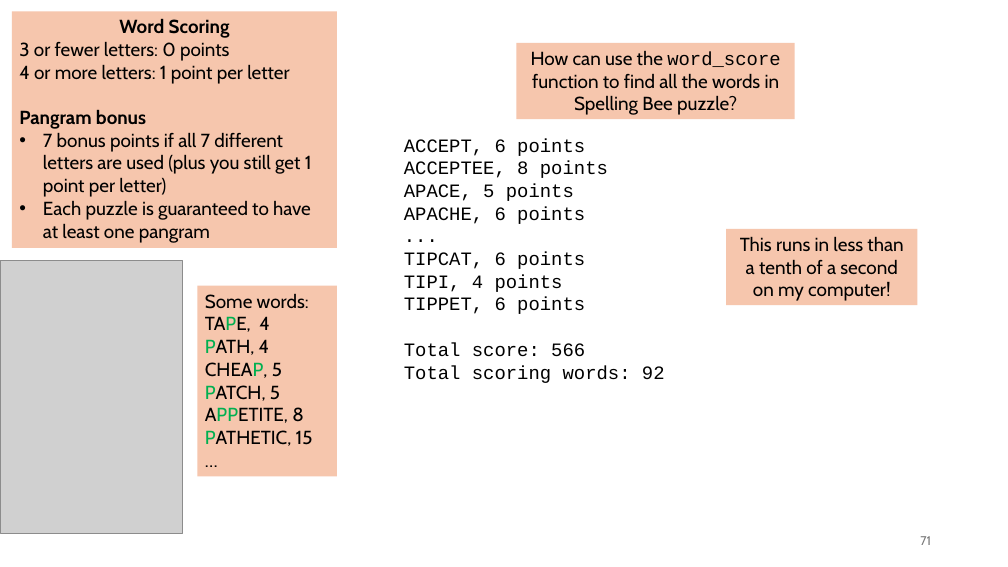
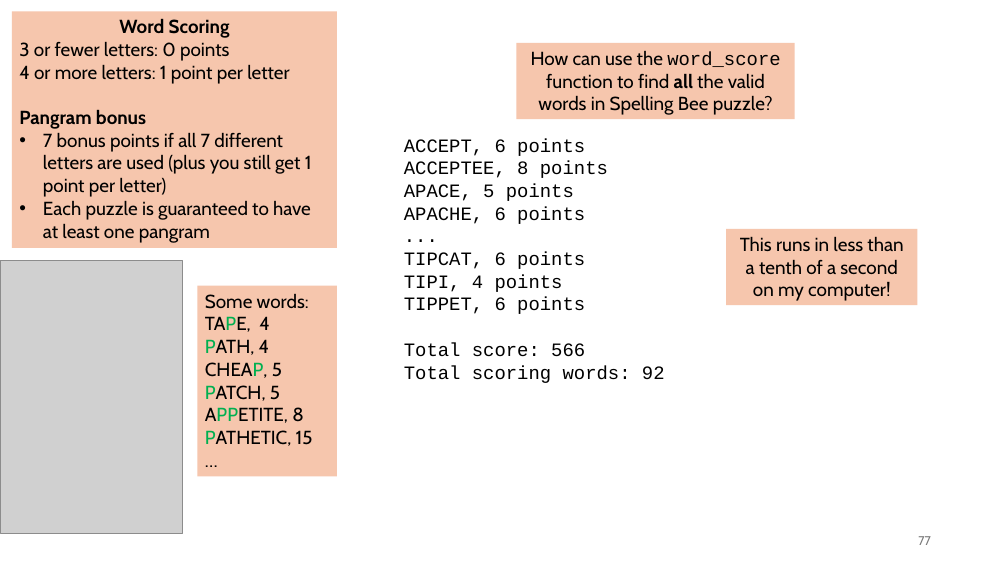
Before and after one commit to tjd1234/cmpt120spring2026, a slide deck: slide 77 of lecture_notes/chapter7/chapter7.pptx (slide 71 before the commit). Drawn at 1008x567 pixels with LibreOffice and Linux fonts; fonts in the diff are those of the drawing; grey boxes stand for pictures. Boxes give left, top, right and bottom in pixels: in the first picture for what was removed or moved away, otherwise in the second. Text is boxed around its words. In the diff, an @@ line names an element or a change of style, - is before the commit and + after.

```diff
--- a/lecture_notes/chapter7/chapter7.pptx
+++ b/lecture_notes/chapter7/chapter7.pptx
@@ text in rectangle at [531,51,780,115]: text changed @@
-How can use the word_score function to find all the words in Spelling Bee puzzle?
+How can use the word_score function to find all the valid words in Spelling Bee puzzle?
@@ page number at [918,536,931,545]: text changed @@
-71
+77
```
Also in this commit, not shown: 18 other slides changed, 6 slides added, 2 other files.
